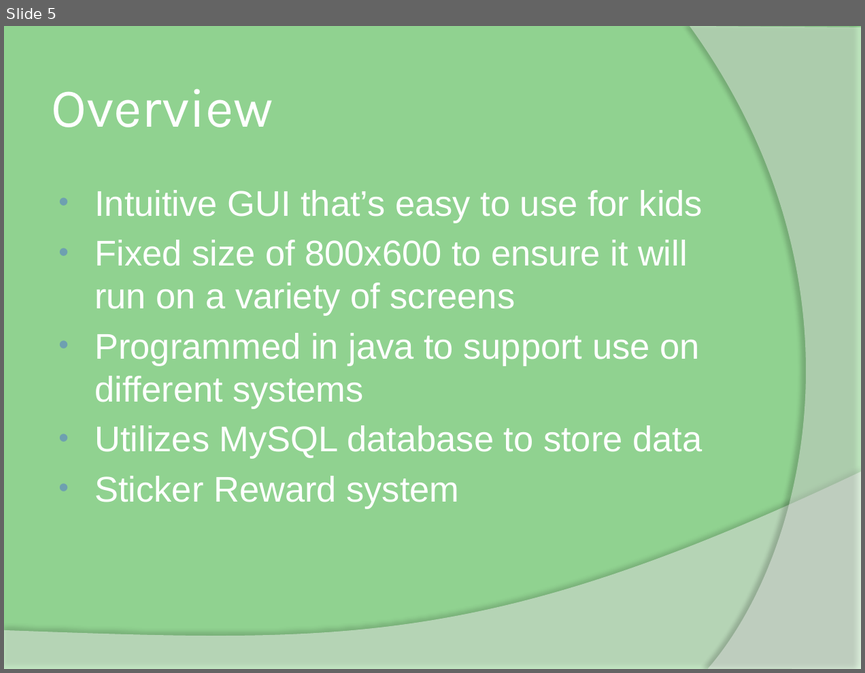
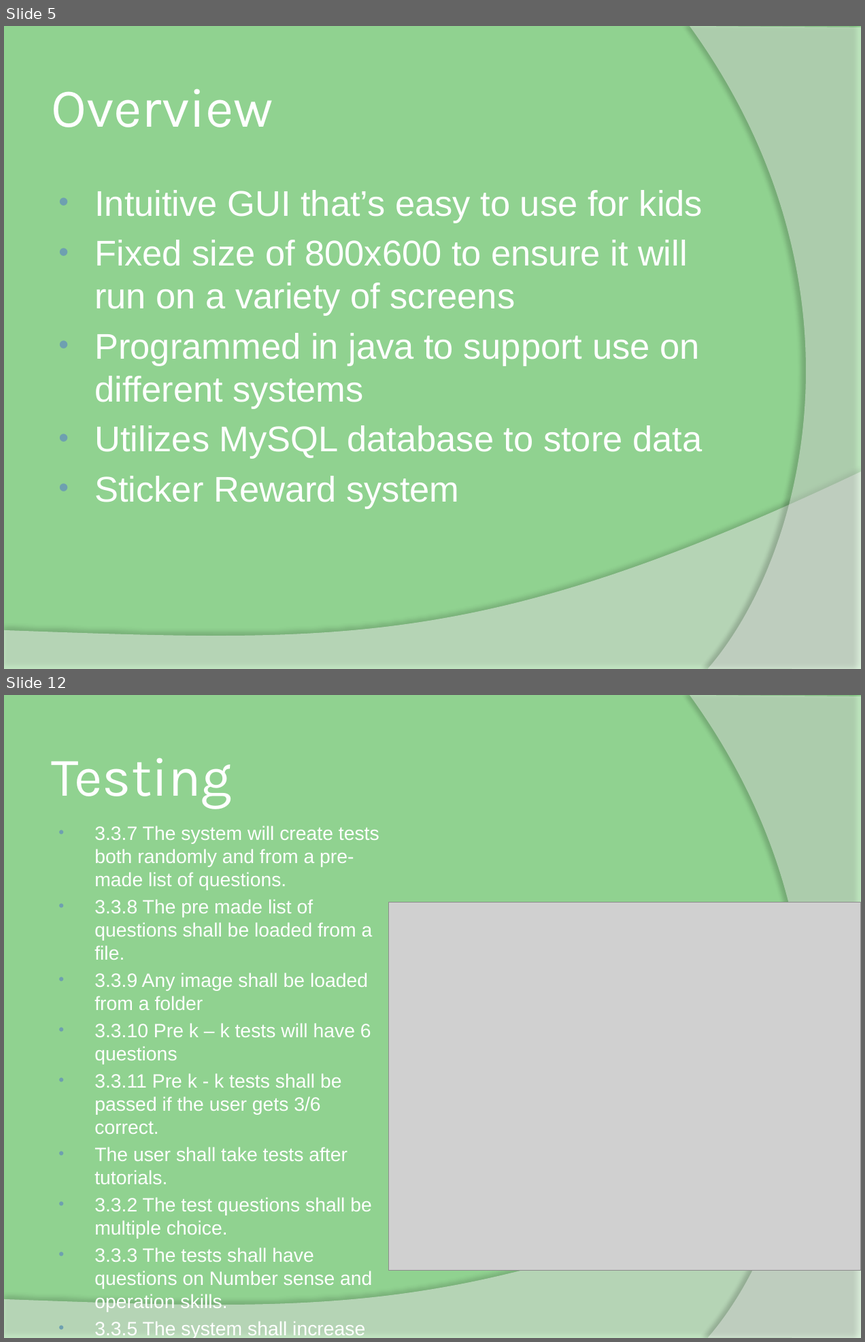
Before and after one commit to e-sullivan9/MathTutor, a slide deck: Learn 2 Math Phase 4/Learn 2 Math final.pptx. Shown one above the other, each under a label of ours: slide 5 before the commit, slides 5 and 12 after it; the slides between them are not shown. The pictures are 865x673 and 865x1342 pixels, drawn with LibreOffice and Linux fonts; fonts in the diff are those of the drawing; grey boxes stand for pictures. Boxes give left, top, right and bottom in pixels: in the first picture for what was removed or moved away, otherwise in the second. Text is boxed around its words. In the diff, an @@ line names an element or a change of style, - is before the commit and + after.

```diff
--- a/Learn 2 Math Phase 4/Learn 2 Math final.pptx
+++ b/Learn 2 Math Phase 4/Learn 2 Math final.pptx
@@ slide 12 added at box(4, 695, 861, 1338), background #90D290; not listed: 2 template elements that a slide beside it also shows @@
@@ title added at box(51, 758, 232, 809), 46 pt, text #FFFFFF @@
+Testing
@@ text added at box(94, 826, 379, 1338), 16.2 pt, text #FFFFFF @@
+• 3.3.7 The system will create tests both randomly and from a pre-made list of questions.
+• 3.3.8 The pre made list of questions shall be loaded from a file.
+• 3.3.9 Any image shall be loaded from a folder
+• 3.3.10 Pre k – k tests will have 6 questions
+• 3.3.11 Pre k - k tests shall be passed if the user gets 3/6 correct.
+• The user shall take tests after tutorials.
+• 3.3.2 The test questions shall be multiple choice.
+• 3.3.3 The tests shall have questions on Number sense and operation skills.
+• 3.3.5 The system shall increase the difficulty of the tests.
@@ picture added at box(389, 902, 861, 1270) @@
```
Also in this commit, not shown: 1 slide changed, 6 other slides added.
